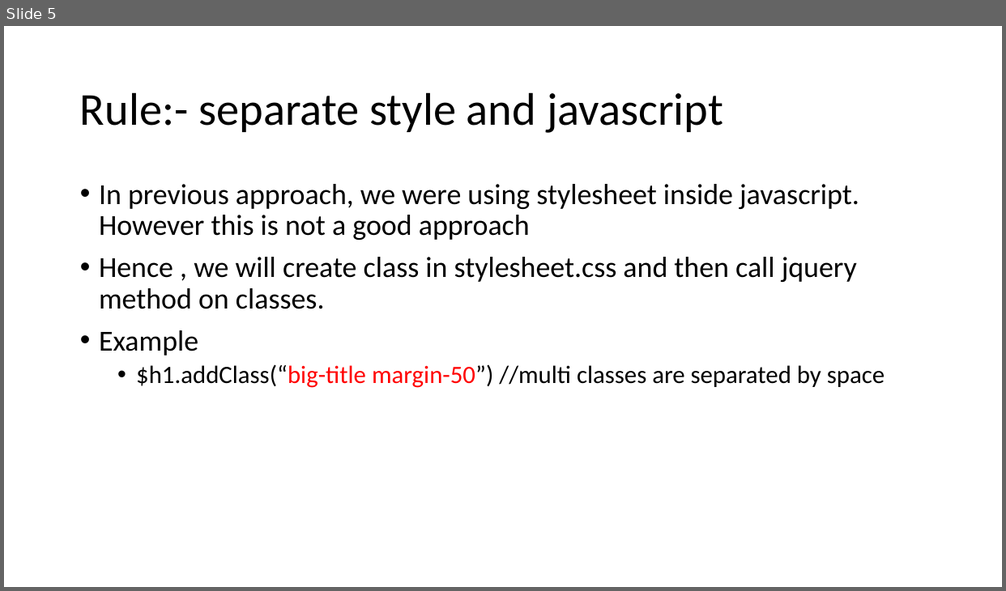
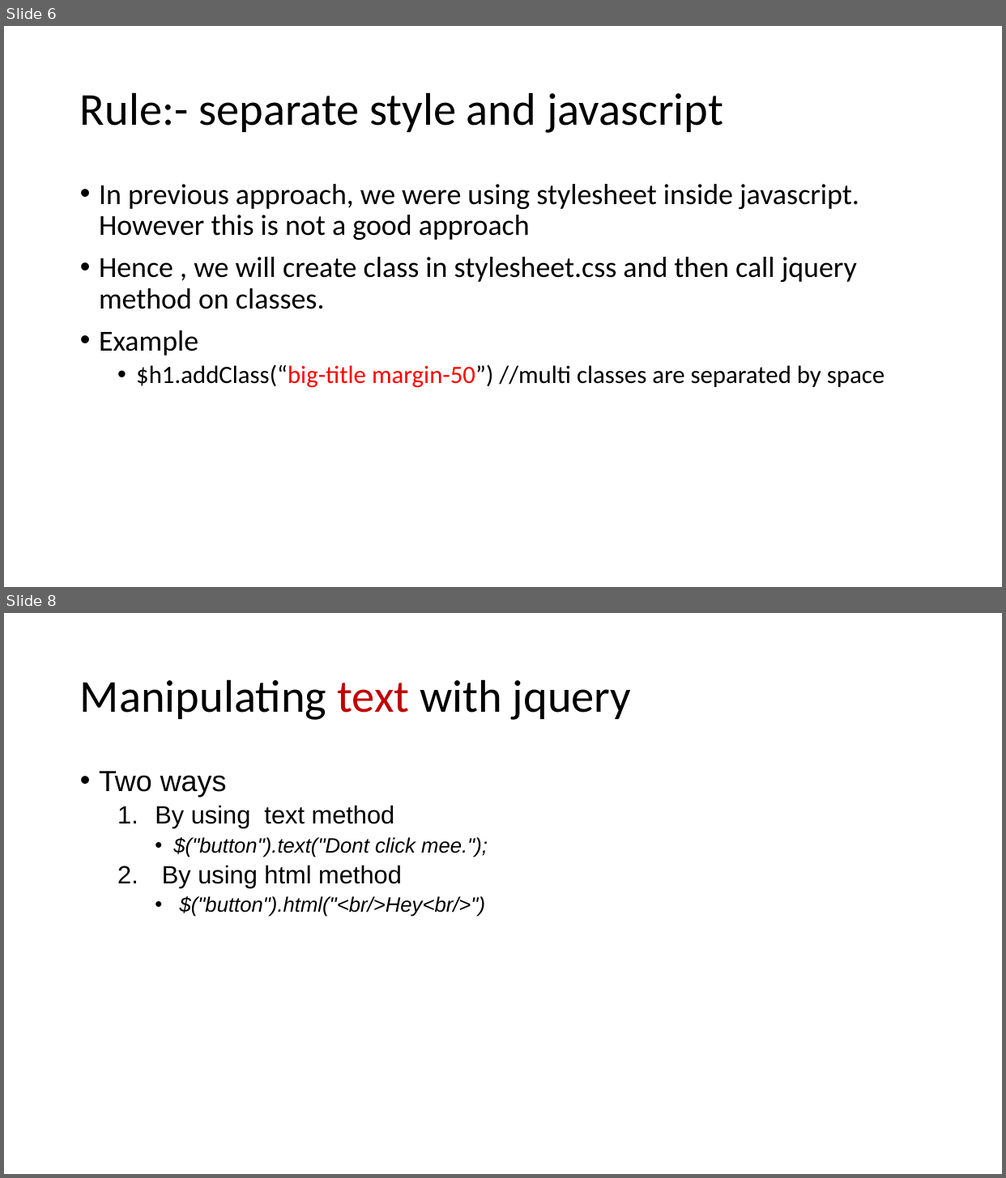
Before and after one commit to aroranishant8/WebDevelopment, a slide deck: Presentations/Section14_Jquery.pptx. Shown one above the other, each under a label of ours: slide 5 before the commit, slides 6 and 8 after it; the slides between them are not shown. The pictures are 1006x591 and 1006x1178 pixels, drawn with LibreOffice and Linux fonts; fonts in the diff are those of the drawing. Boxes give left, top, right and bottom in pixels: in the first picture for what was removed or moved away, otherwise in the second. Text is boxed around its words. In the diff, an @@ line names an element or a change of style, - is before the commit and + after.

```diff
--- a/Presentations/Section14_Jquery.pptx
+++ b/Presentations/Section14_Jquery.pptx
@@ slide 8 added at bbox=[4, 613, 1002, 1174], background #FFFFFF @@
@@ title added at bbox=[80, 679, 631, 720], 44 pt, text #000000 @@
+Manipulating text with jquery
@@ text added at bbox=[99, 771, 488, 917], 20 pt, text #000000, italic @@
+• Two ways
+  1. By using text method
+    • $("button").text("Dont click mee.");
+  2. By using html method
+    • $("button").html("<br/>Hey<br/>")
@@ what was slide 5 is now slide 6 @@
```
Also in this commit, not shown: 1 slide changed, 3 other slides added, 4 other files.
